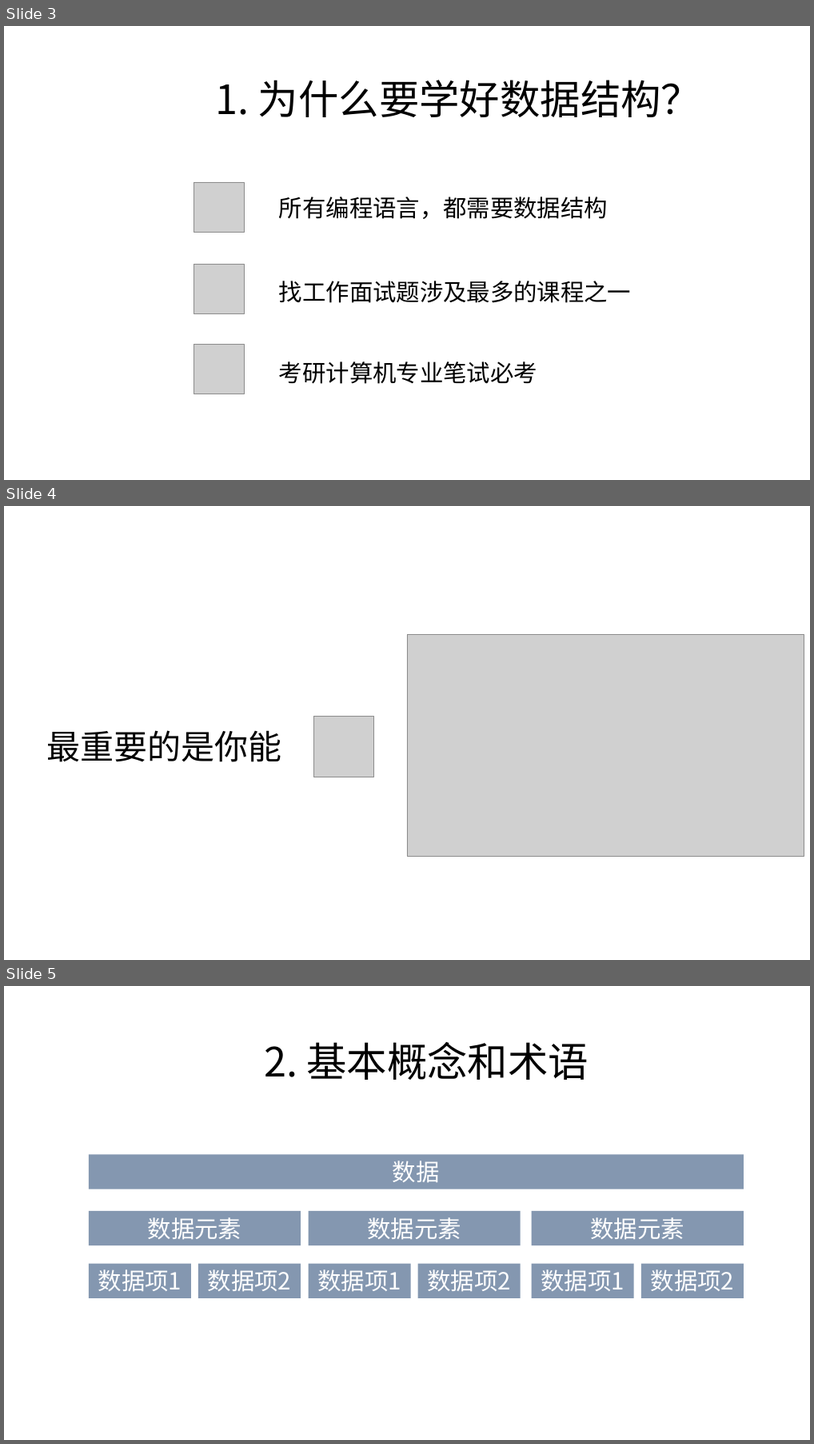
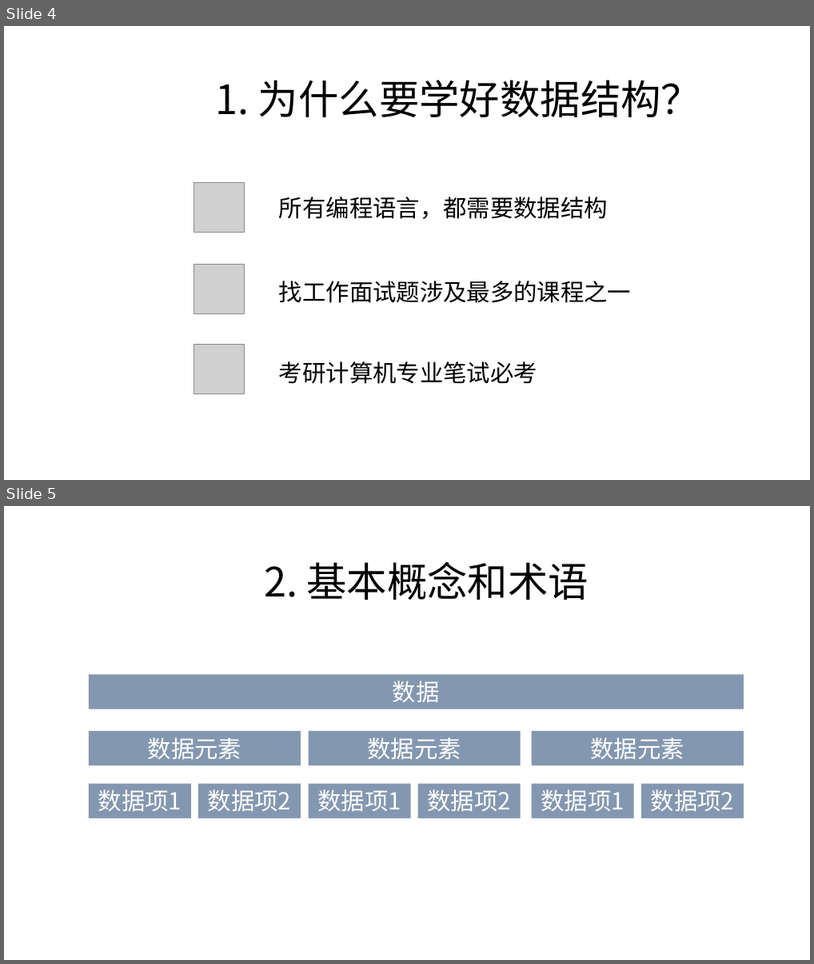
Before and after one commit to zjyesir/hmc_data_structure, a slide deck: ppt/1.1绪论.pptx. Shown one above the other, each under a label of ours: slides 3, 4 and 5 before the commit, slides 4 and 5 after it. The pictures are 814x1444 and 814x964 pixels, drawn with LibreOffice and Linux fonts; fonts in the diff are those of the drawing; grey boxes stand for pictures; background and template pictures are left out. Boxes give left, top, right and bottom in pixels: in the first picture for what was removed or moved away, otherwise in the second. Text is boxed around its words. In the diff, an @@ line names an element or a change of style, - is before the commit and + after.

```diff
--- a/ppt/1.1绪论.pptx
+++ b/ppt/1.1绪论.pptx
@@ slide 4 removed at box(4, 506, 810, 960), background picture (left out) @@
@@ picture removed at box(407, 635, 805, 856) @@
@@ picture removed at box(314, 716, 374, 776) @@
@@ text removed at box(46, 730, 282, 762) @@
-最重要的是你能
@@ what was slide 3 is now slide 4 @@
```
Also in this commit, not shown: 1 slide added, 5 other files.
